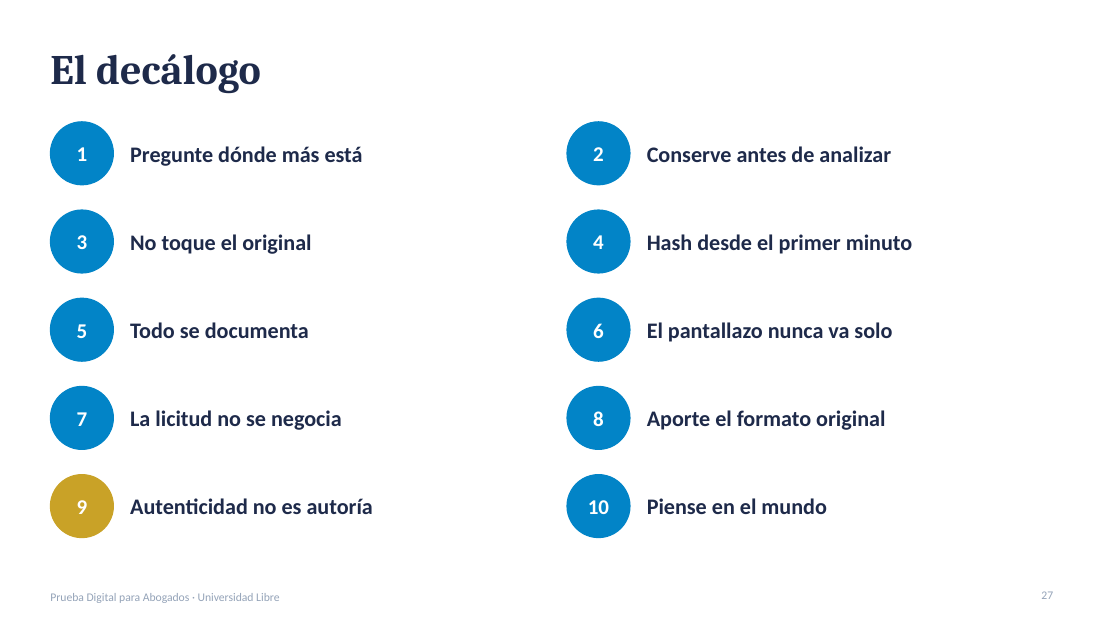
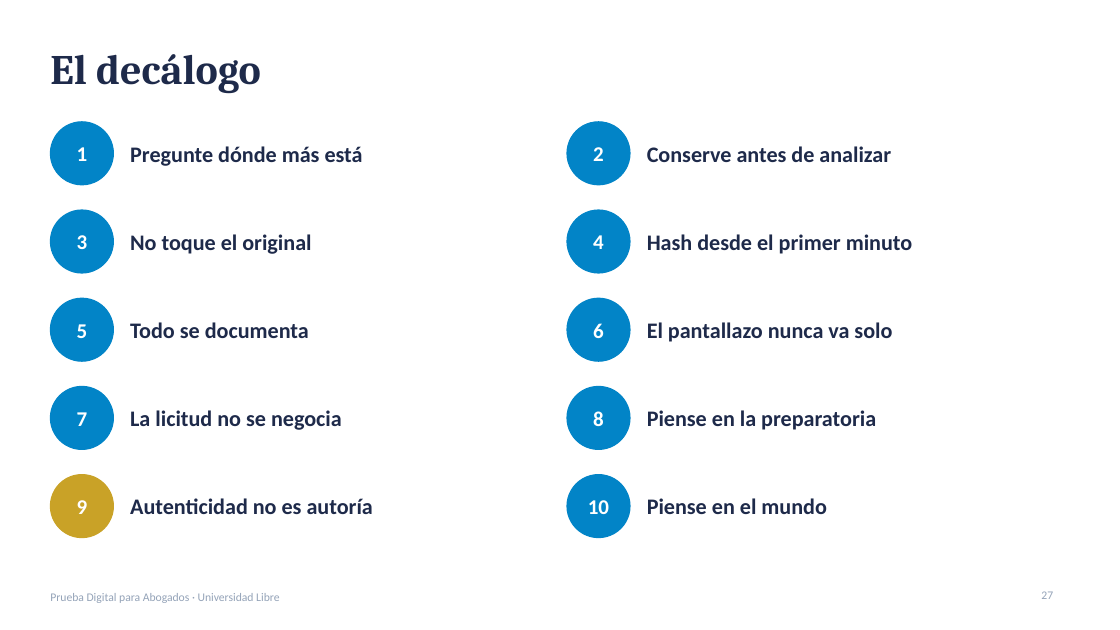
Before and after one commit to CertAcademico/cert-academico-by-redciber-org, a slide deck: slide 27 of materiales/prueba-digital/presentacion-prueba-digital-unilibre.pptx. Drawn at 1120x630 pixels with LibreOffice and Linux fonts; fonts in the diff are those of the drawing. Boxes give left, top, right and bottom in pixels: in the first picture for what was removed or moved away, otherwise in the second. Text is boxed around its words. In the diff, an @@ line names an element or a change of style, - is before the commit and + after.

```diff
--- a/materiales/prueba-digital/presentacion-prueba-digital-unilibre.pptx
+++ b/materiales/prueba-digital/presentacion-prueba-digital-unilibre.pptx
@@ text at <box>647,410,876,430</box>: text changed @@
-Aporte el formato original
+Piense en la preparatoria
```
Also in this commit, not shown: 6 other slides changed, 1 slide added, 1 slide removed, 2 other files.
